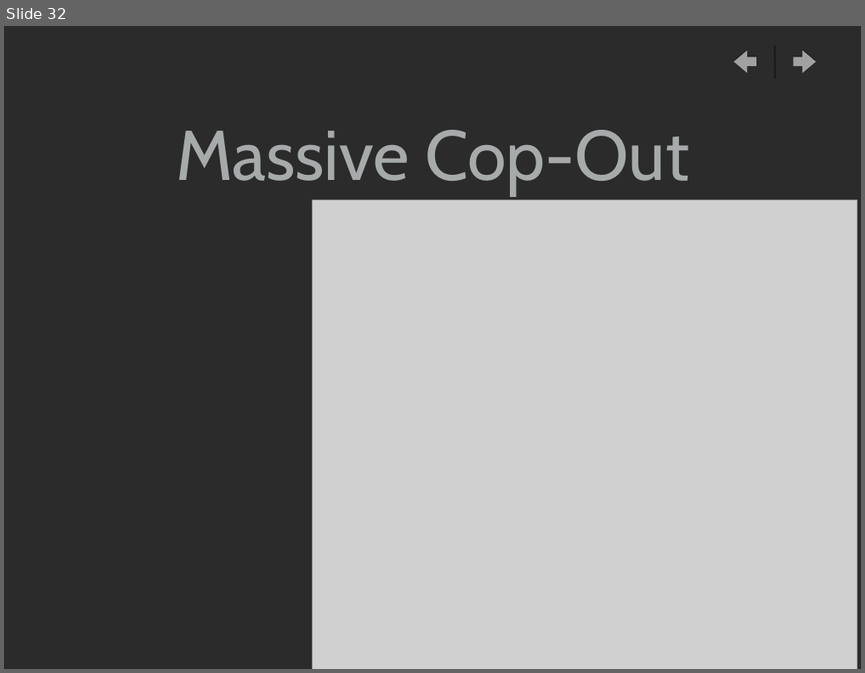
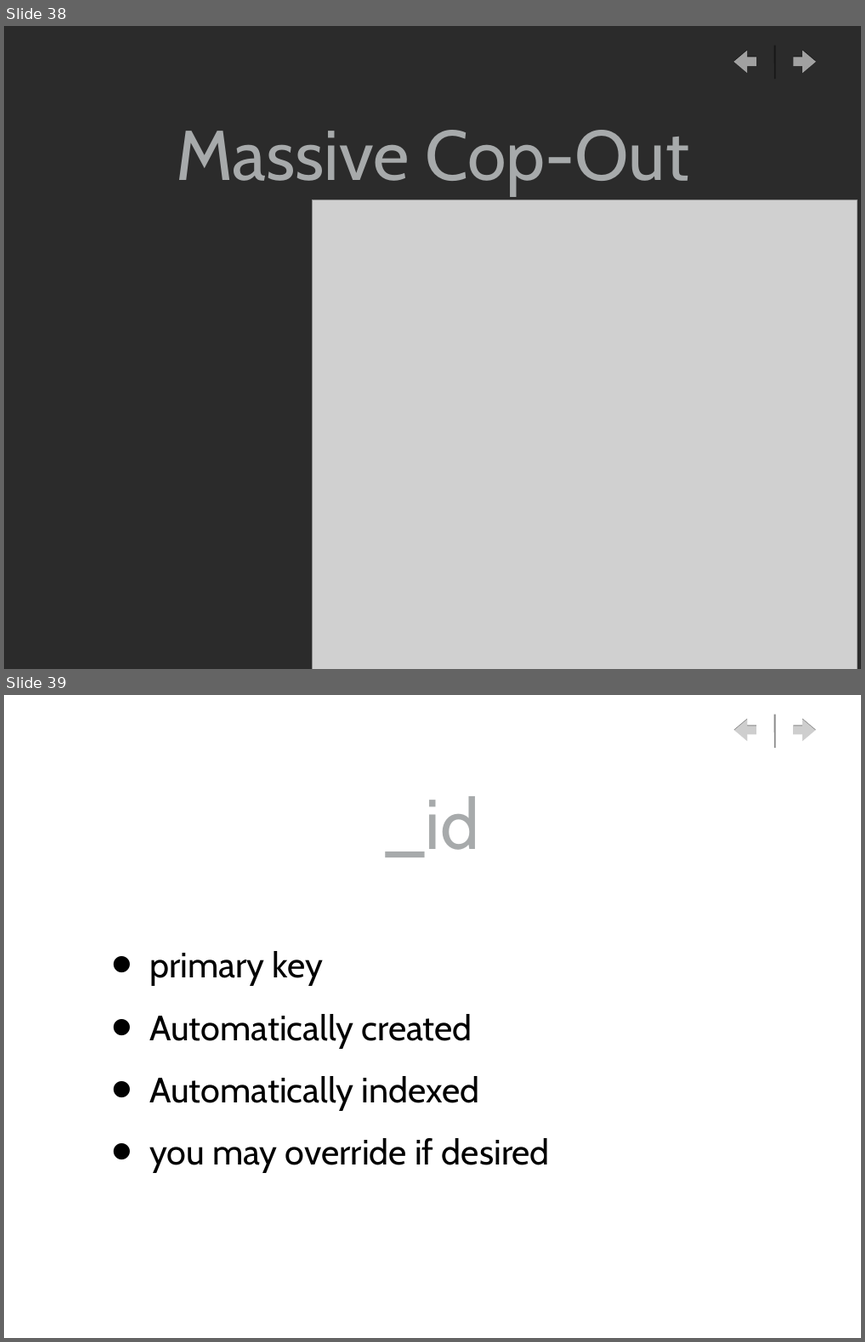
Before and after one commit to gwaldo/MongoDB_Intro, a slide deck: MongoDB_Intro.ppt. Shown one above the other, each under a label of ours: slide 32 before the commit, slides 38 and 39 after it. The pictures are 865x673 and 865x1342 pixels, drawn with LibreOffice and Linux fonts; fonts in the diff are those of the drawing; grey boxes stand for pictures; background and template pictures are left out; a plain dark background stands for a picture behind light text. Boxes give left, top, right and bottom in pixels: in the first picture for what was removed or moved away, otherwise in the second. Text is boxed around its words. In the diff, an @@ line names an element or a change of style, - is before the commit and + after.

```diff
--- a/MongoDB_Intro.ppt
+++ b/MongoDB_Intro.ppt
@@ slide 39 added at <box>4,695,861,1338</box>, background picture (left out); not listed: 3 template elements that a slide beside it also shows @@
@@ title added at <box>386,796,479,857</box>, 84 pt, text #A7AAAB @@
+_id
@@ text added at <box>149,951,550,1173</box>, 42 pt, text #000000 @@
+• primary key
+• Automatically created
+• Automatically indexed
+• you may override if desired
@@ what was slide 32 is now slide 38 @@
```
Also in this commit, not shown: 1 slide changed, 13 other slides added, 1 slide removed, 19 other files.
